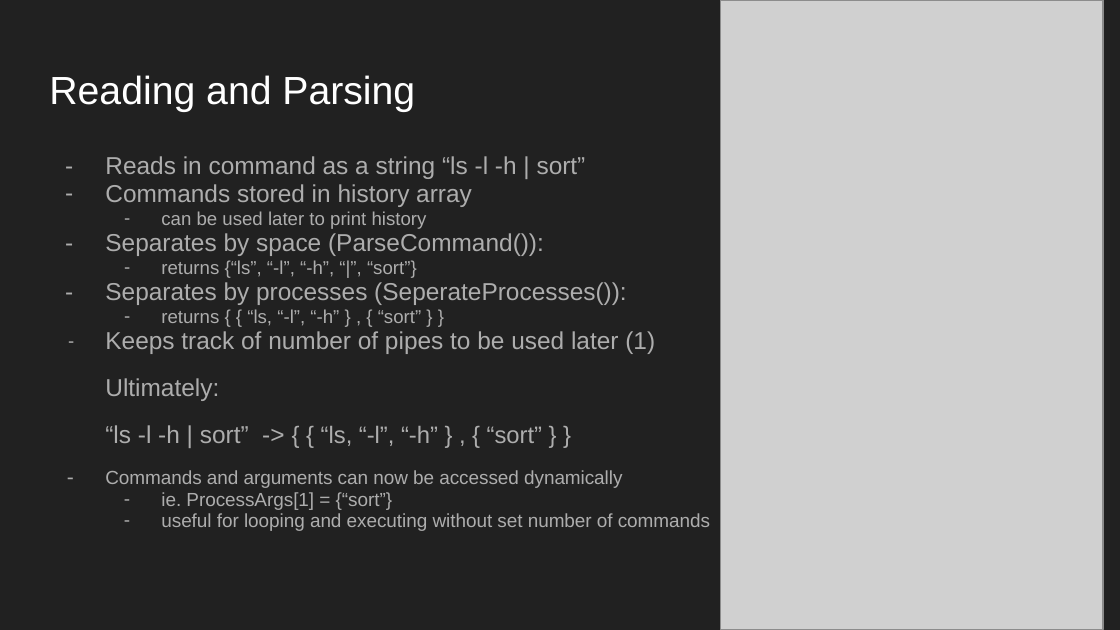
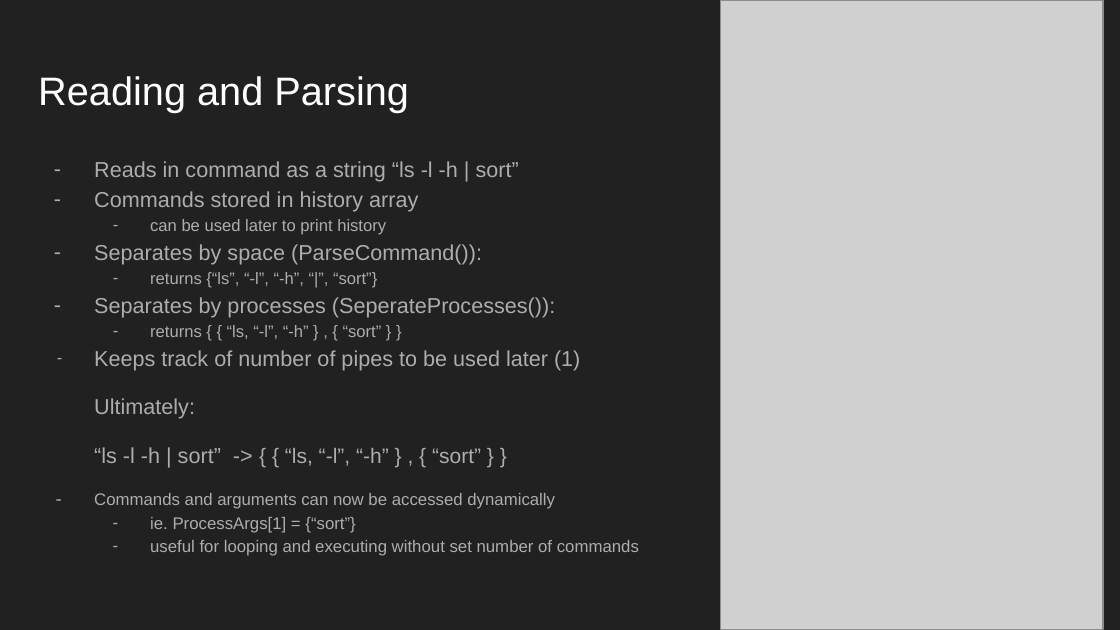
Before and after one commit to cseuconn/OS-Fall-2022, a slide deck: slide 3 of OS-4300/MATT_JAN/CSE4300 Project.pptx. Drawn at 1120x630 pixels with LibreOffice and Linux fonts; fonts in the diff are those of the drawing; grey boxes stand for pictures. Boxes give left, top, right and bottom in pixels: in the first picture for what was removed or moved away, otherwise in the second. Text is boxed around its words. In the diff, an @@ line names an element or a change of style, - is before the commit and + after.

```diff
--- a/OS-4300/MATT_JAN/CSE4300 Project.pptx
+++ b/OS-4300/MATT_JAN/CSE4300 Project.pptx
@@ title "Reading and Parsing" at (x1=38, y1=76, x2=409, y2=112): size 25.2 to 25.5 pt @@
@@ text "Reads in command as a ..." at (x1=94, y1=161, x2=639, y2=556): size 15.7 to 13.9 pt in "Reads in command as a string “ls ...", "Commands stored in history array", "Separates by space (ParseCommand()):", "Separates by processes (SeperateProcesses()):" and 3 more places; size 12 to 10.7 pt in "can be used later to print history", "returns {“ls”, “-l”, “-h”, “|”, “sort”}", "returns { { “ls, “-l”, “-h” } ..."; size 15.3 to 13.5 pt in "{ { “ls, “-l”, “-h” } , ..."; size 12.2 to 10.8 pt in "Commands and arguments can now be accessed ...", "ie. ProcessArgs[1] = {“sort”}", "useful for looping and executing without set ..."; line spacing 0.95 to 1.15 @@
```
Also in this commit, not shown: 6 other slides changed.
